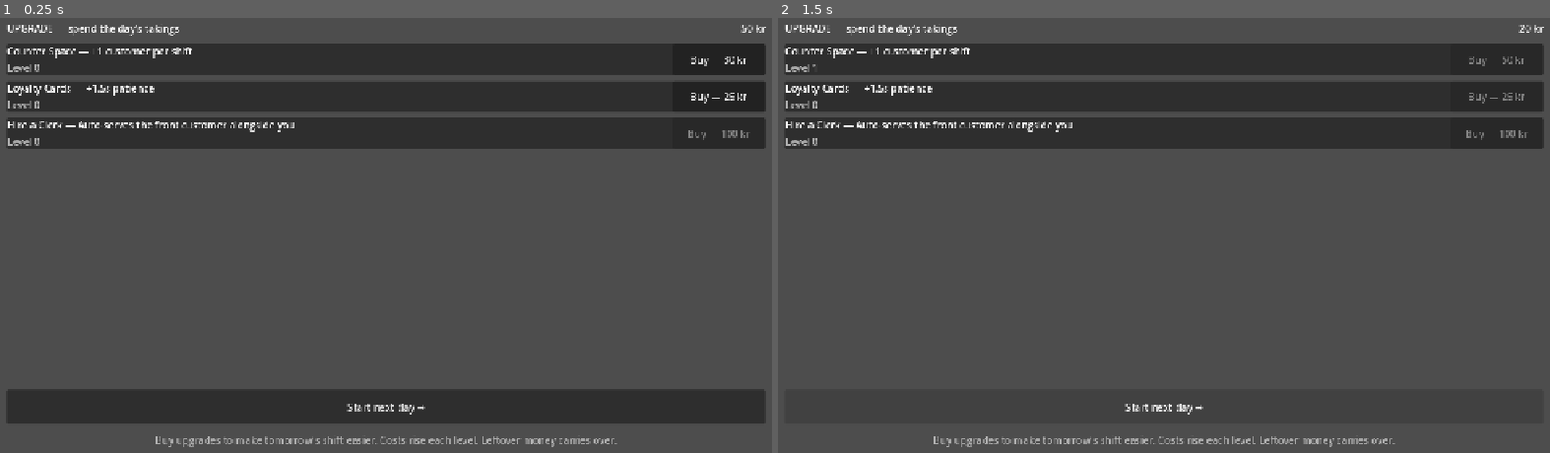
Above: before the commit, frames 1-2 (left to right).
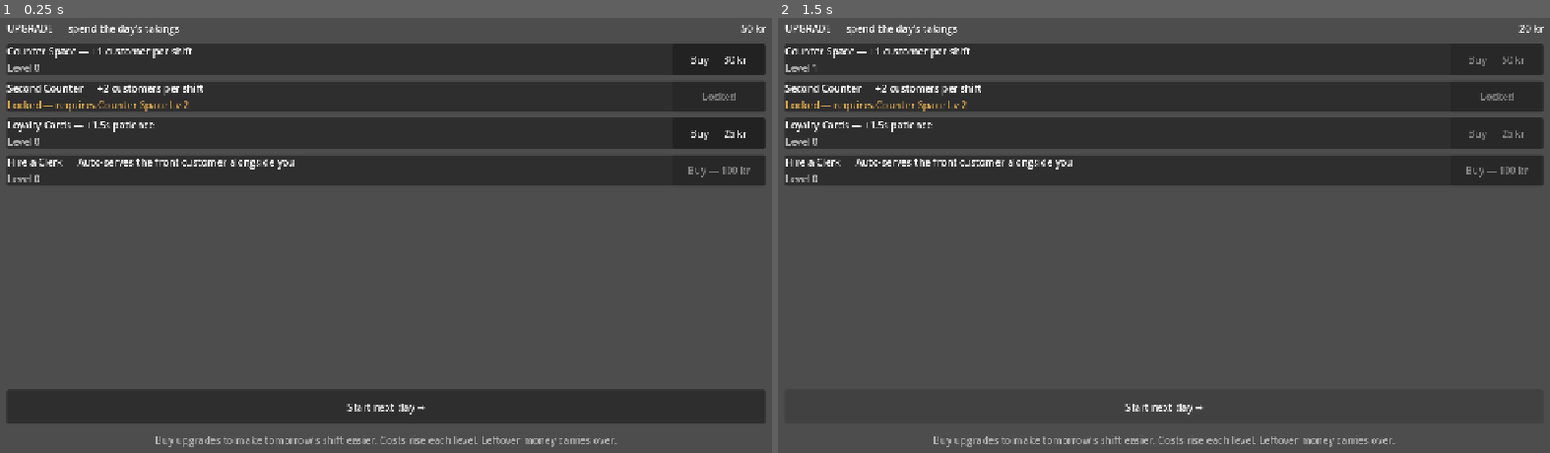
Above: after the commit, the same moments.

Repository: etterognuller/Kiosk
Game: Godot game, scene res://scenes/phases/Upgrade.tscn
Two runs of this game, one before a commit and one after it. Both use one fixed random seed, a clock stepped at 60 frames per second and the inputs below. This scene is started directly instead of the project's main scene.
Inputs:
- Up to frame 1 (0.25 s): no input
- Up to frame 2 (1.5 s): click "Buy — 30 kr" at 0.5 s; click "Start next day →" at 1.25 s

The runs differ from the first frame. In frame 1, 7.5% of the frame differs, in the area x 0-100%, y 14-39%; in frame 2, 7.5%.

Commit message:
Build upgrade tree v1 (#3): prerequisite-gated upgrades
Give the UPGRADE shop a notion of prerequisites so the flat catalog becomes a
small tree. A catalog entry can declare `requires` (another upgrade at a minimum
level); until met, the gated upgrade renders as Locked and cannot be bought.

- upgrade_shop.gd: requirement_of / is_unlocked / can_buy; buy() gates on
  can_buy so a locked purchase is a harmless no-op (no-fail invariant). Generalize
  apply_to_shift to sum every upgrade by its target field, so a new upgrade only
  needs a catalog entry and contributors stack (counter_space + second_counter).
- Example gated upgrade Second Counter (+2 customers/lvl, max 3, 120/200/280 kr)
  locked behind Counter Space Lv 2. Placeholder tuning, flagged for a feel pass.
- game_state.gd: second_counter default level; tolerant of old saves.
- upgrade.gd: locked rows show the requirement in amber with a disabled button.
- tests: gating, no-fail locked buy, wave_size stacking, save/load round-trip.
  Headless suite 63/63 green; UPGRADE scene render verified headlessly.

Co-Authored-By: Claude Opus 4.8 <noreply@anthropic.com>

Diff:
--- a/scripts/globals/game_state.gd
+++ b/scripts/globals/game_state.gd
@@ -43,6 +43,7 @@
 ## upgrade_id -> owned level. The UPGRADE phase's persistence; numbers are placeholders.
 var upgrades: Dictionary = {
 	"counter_space": 0,
+	"second_counter": 0,
 	"loyalty_cards": 0,
 	"clerk": 0,
 }
@@ -57,7 +58,7 @@
 	reputation = STARTING_REPUTATION
 	day = 1
 	stock = {"cigarettes": 0, "soda": 0, "hotdog": 0}
-	upgrades = {"counter_space": 0, "loyalty_cards": 0, "clerk": 0}
+	upgrades = {"counter_space": 0, "second_counter": 0, "loyalty_cards": 0, "clerk": 0}
 	last_saved_unix = 0
 
 
--- a/scripts/phases/upgrade.gd
+++ b/scripts/phases/upgrade.gd
@@ -58,6 +58,12 @@
 	_rows[id] = status_lbl
 
 
+## Gray for available/owned rows; amber for a locked (prerequisite-unmet) row so
+## the tree's gating reads at a glance.
+const _STATUS_COLOR := Color(0.7, 0.7, 0.7)
+const _LOCKED_COLOR := Color(0.85, 0.65, 0.3)
+
+
 func _refresh() -> void:
 	if _shop == null:
 		return
@@ -66,10 +72,22 @@
 		var status: Label = _rows[id]
 		var btn: Button = _buttons[id]
 		var level: int = _shop.level_of(id)
-		if _shop.is_maxed(id):
+		if not _shop.is_unlocked(id):
+			# Gated upgrade whose prerequisite is not yet met: show the requirement
+			# and disable Buy. Pressing it anyway is a harmless no-op in UpgradeShop.
+			var req: Dictionary = _shop.requirement_of(id)
+			var req_label: String = UpgradeShopScript.CATALOG[req["id"]]["label"]
+			status.text = "Locked — requires %s Lv %d" % [req_label, int(req["level"])]
+			status.add_theme_color_override("font_color", _LOCKED_COLOR)
+			btn.text = "Locked"
+			btn.disabled = true
+		elif _shop.is_maxed(id):
 			status.text = "Level %d — Maxed" % level
+			status.add_theme_color_override("font_color", _STATUS_COLOR)
 			btn.text = "MAX"
+			btn.disabled = true
 		else:
 			status.text = "Level %d" % level
+			status.add_theme_color_override("font_color", _STATUS_COLOR)
 			btn.text = "Buy — %d kr" % _shop.cost_of(id)
-		btn.disabled = _shop.is_maxed(id) or not _shop.can_afford(id)
+			btn.disabled = not _shop.can_afford(id)
--- a/scripts/phases/upgrade_shop.gd
+++ b/scripts/phases/upgrade_shop.gd
@@ -32,6 +32,21 @@
 		"max_level": 5,
 		"target": "wave_size",
 		"effect_per_level": 1.0,
+	},
+	"second_counter": {
+		"label": "Second Counter",
+		"effect_text": "+2 customers per shift",
+		"base_cost": 120,
+		"cost_step": 80,
+		"max_level": 3,
+		"target": "wave_size",
+		"effect_per_level": 2.0,
+		# Tree v1 (issue #3): the first *gated* upgrade. Locked until Counter Space
+		# reaches Lv 2 — you grow the counter before adding a second one. A deeper,
+		# pricier, stronger wave_size tier than counter_space (which it stacks with,
+		# since apply_to_shift sums every wave_size contributor). Placeholder tuning
+		# (CONTEXT.md defers numbers) — flagged for a feel pass.
+		"requires": {"id": "counter_space", "level": 2},
 	},
 	"loyalty_cards": {
 		"label": "Loyalty Cards",
@@ -85,6 +100,25 @@
 	return level_of(id) >= int(CATALOG[id]["max_level"])
 
 
+## The prerequisite for `id`, as {"id": String, "level": int}, or {} if it has none.
+## This is the upgrade-tree edge (issue #3): a gated upgrade names another upgrade
+## it must reach before it can be bought.
+func requirement_of(id: String) -> Dictionary:
+	if not CATALOG.has(id):
+		return {}
+	return CATALOG[id].get("requires", {})
+
+
+## True if `id` has no prerequisite, or its prerequisite is met (the required
+## upgrade is at or above the required level). Unknown ids are never unlocked —
+## there is nothing to buy.
+func is_unlocked(id: String) -> bool:
+	var req: Dictionary = requirement_of(id)
+	if req.is_empty():
+		return CATALOG.has(id)
+	return level_of(String(req["id"])) >= int(req["level"])
+
+
 ## Can the player buy the next level right now? False for unknown / maxed / too dear.
 func can_afford(id: String) -> bool:
 	if not CATALOG.has(id):
@@ -94,11 +128,17 @@
 	return int(_state.money) >= cost_of(id)
 
 
+## The full purchase gate: prerequisite met, known, not maxed, and affordable.
+## buy() is exactly can_buy() with the side effect.
+func can_buy(id: String) -> bool:
+	return is_unlocked(id) and can_afford(id)
+
+
 ## Attempt to buy the next level of `id`. Returns true on a purchase. Unknown,
-## maxed, or unaffordable is a harmless no-op (returns false); money and levels
-## never go negative.
+## locked (prerequisite unmet), maxed, or unaffordable is a harmless no-op
+## (returns false); money and levels never go negative.
 func buy(id: String) -> bool:
-	if not can_afford(id):
+	if not can_buy(id):
 		return false
 	_state.money = int(_state.money) - cost_of(id)
 	_state.upgrades[id] = level_of(id) + 1
@@ -114,6 +154,19 @@
 
 ## Seed a fresh Shift's tuning from the owned upgrade levels, offsetting each
 ## target field from the Shift's default. serve.gd calls this before start().
+## Every catalog entry whose `target` names a Shift field contributes its
+## effect, so multiple upgrades can stack on the same field (e.g. counter_space
+## and second_counter both raise wave_size) and a new upgrade only needs a
+## catalog entry — no change here. Entries with an empty target (the clerk, which
+## is ServeDriver-owned) contribute nothing.
 func apply_to_shift(shift) -> void:
-	shift.wave_size = ShiftScript.DEFAULT_WAVE_SIZE + int(effect_of("counter_space", level_of("counter_space")))
-	shift.patience = ShiftScript.DEFAULT_PATIENCE + effect_of("loyalty_cards", level_of("loyalty_cards"))
+	var wave_bonus: int = 0
+	var patience_bonus: float = 0.0
+	for id in CATALOG:
+		match String(CATALOG[id]["target"]):
+			"wave_size":
+				wave_bonus += int(effect_of(id, level_of(id)))
+			"patience":
+				patience_bonus += effect_of(id, level_of(id))
+	shift.wave_size = ShiftScript.DEFAULT_WAVE_SIZE + wave_bonus
+	shift.patience = ShiftScript.DEFAULT_PATIENCE + patience_bonus
--- a/tests/test_upgrade.gd
+++ b/tests/test_upgrade.gd
@@ -134,6 +134,79 @@
 	assert_eq(shift.patience, ShiftScript.DEFAULT_PATIENCE + 1.5, "loyalty_cards x1 survived the save")
 
 
+func test_requirement_of_reports_the_tree_edge() -> void:
+	# second_counter is gated behind counter_space Lv 2; the others are roots.
+	var pair := _shop(0)
+	var shop = pair[0]
+	assert_eq(shop.requirement_of("second_counter"), {"id": "counter_space", "level": 2}, "gated edge reported")
+	assert_true(shop.requirement_of("counter_space").is_empty(), "root upgrade has no prerequisite")
+	assert_true(shop.requirement_of("teleporter").is_empty(), "unknown id has no prerequisite")
+
+
+func test_gated_upgrade_is_locked_until_prerequisite_met() -> void:
+	# Plenty of money, but the prerequisite (counter_space Lv 2) is unmet.
+	var pair := _shop(9999, {"counter_space": 1})
+	var shop = pair[0]
+	assert_false(shop.is_unlocked("second_counter"), "locked at counter_space Lv 1")
+	assert_false(shop.can_buy("second_counter"), "cannot buy while locked, even with money")
+	# Reaching the prerequisite level unlocks it.
+	shop.buy("counter_space")  # -> Lv 2
+	assert_true(shop.is_unlocked("second_counter"), "unlocked once counter_space hits Lv 2")
+	assert_true(shop.can_buy("second_counter"), "buyable once unlocked and affordable")
+
+
+func test_buying_a_locked_upgrade_is_a_harmless_noop() -> void:
+	# No-fail invariant: pressing Buy on a locked row spends nothing and crashes nothing.
+	var pair := _shop(9999, {"counter_space": 0})
+	var shop = pair[0]
+	var state = pair[1]
+	assert_false(shop.buy("second_counter"), "locked buy is not a purchase")
+	assert_eq(state.money, 9999, "money untouched while locked")
+	assert_eq(shop.level_of("second_counter"), 0, "level stays at 0 while locked")
+
+
+func test_unlocked_gated_upgrade_buys_like_any_other() -> void:
+	# Once the gate is open it follows the normal cost-scaling / max-level rules.
+	var pair := _shop(9999, {"counter_space": 2})
+	var shop = pair[0]
+	assert_eq(shop.cost_of("second_counter"), 120, "level 0 -> base 120")
+	assert_true(shop.buy("second_counter"), "first level bought")
+	assert_eq(shop.cost_of("second_counter"), 200, "level 1 -> 120 + 80")
+	assert_true(shop.buy("second_counter"), "second level")
+	assert_true(shop.buy("second_counter"), "third level")
+	assert_true(shop.is_maxed("second_counter"), "maxed at level 3")
+	assert_false(shop.buy("second_counter"), "no purchase past max")
+
+
+func test_second_counter_stacks_on_wave_size_once_owned() -> void:
+	# Proves the effect flows end-to-end: counter_space (+1/lvl) and second_counter
+	# (+2/lvl) both raise wave_size, summed in apply_to_shift.
+	var pair := _shop(0, {"counter_space": 2, "second_counter": 1})
+	var shop = pair[0]
+	var state = pair[1]
+	var shift = ShiftScript.new(state)
+	shop.apply_to_shift(shift)
+	assert_eq(shift.wave_size, ShiftScript.DEFAULT_WAVE_SIZE + 2 + 2, "counter_space x2 (+2) and second_counter x1 (+2)")
+
+
+func test_gated_upgrade_level_survives_round_trip() -> void:
+	# Owned level of the new upgrade must persist across a save/load, and the
+	# prerequisite link must still resolve as unlocked afterwards.
+	var gs = GameStateScript.new()
+	gs.money = 9999
+	var shop = UpgradeShopScript.new(gs)
+	shop.buy("counter_space")  # Lv 1
+	shop.buy("counter_space")  # Lv 2 -> unlocks second_counter
+	assert_true(shop.buy("second_counter"), "second_counter Lv 1")
+	var snapshot: Dictionary = gs.to_dict()
+
+	var restored = GameStateScript.new()
+	restored.from_dict(snapshot)
+	var restored_shop = UpgradeShopScript.new(restored)
+	assert_eq(restored_shop.level_of("second_counter"), 1, "owned level survived the save")
+	assert_true(restored_shop.is_unlocked("second_counter"), "still unlocked after load")
+
+
 func test_day1_starter_upgrades_are_affordable() -> void:
 	# Smoke: on a fresh state (50 kr) the first level of either upgrade is buyable.
 	var pair := _shop(GameStateScript.STARTING_MONEY)
